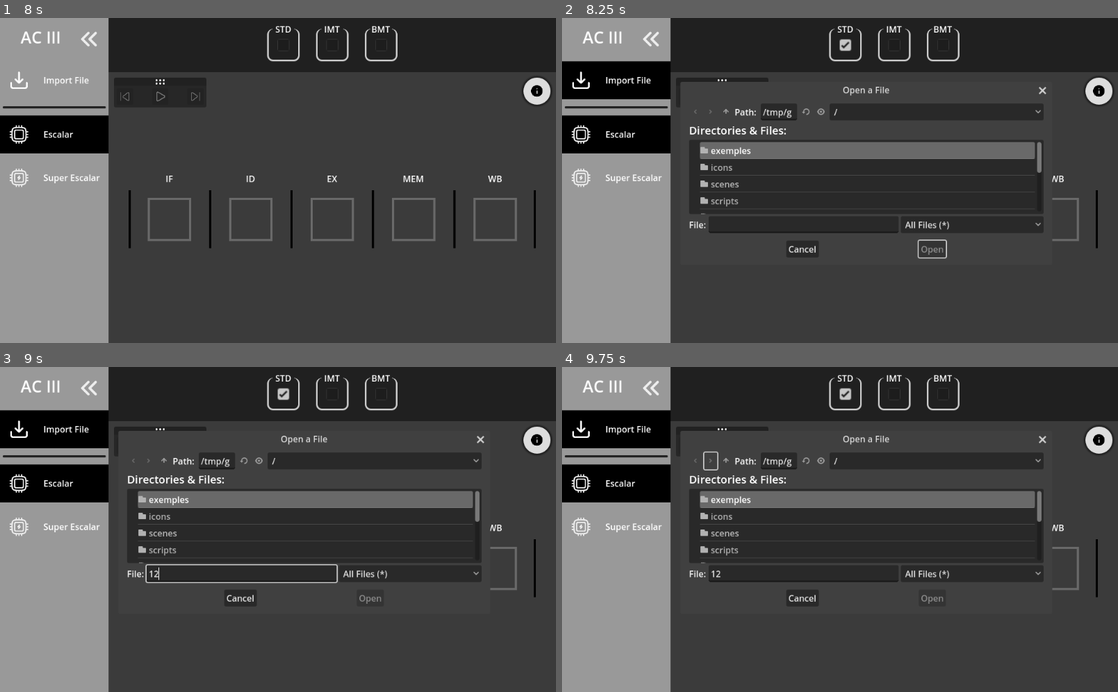
Above: before the commit, frames 1-4 (two rows, left to right).
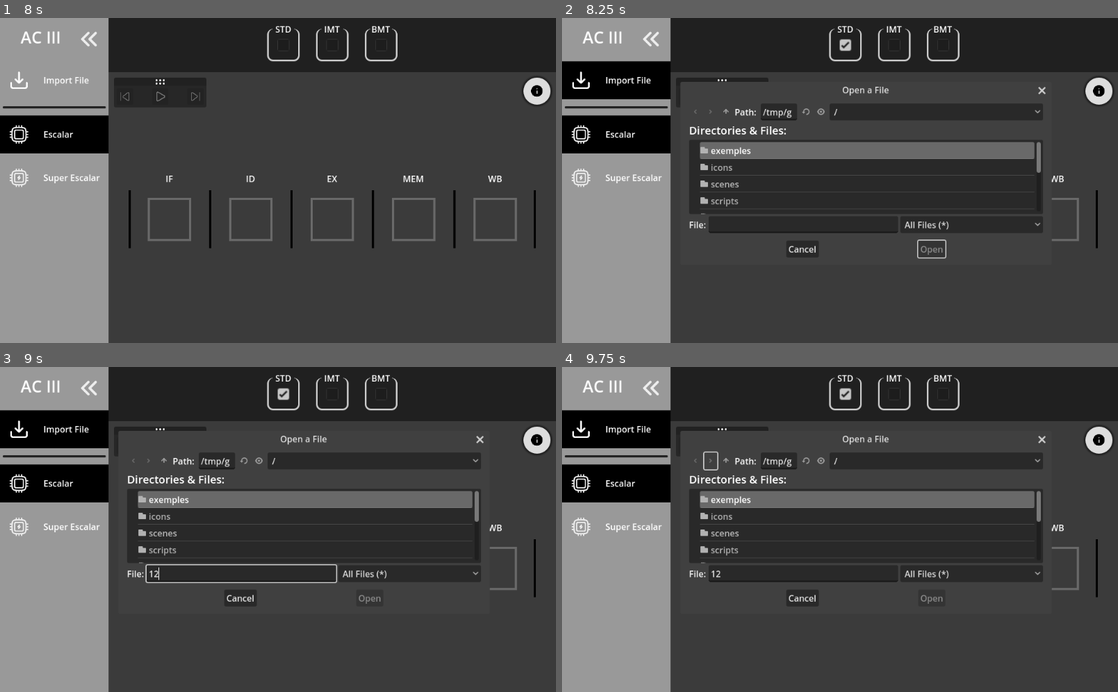
Above: after the commit, the same moments.

Repository: FernandoCsm-Knight/SMT-Simulator
Game: Godot game, scene res://main_scene.tscn
Two runs of this game, one before a commit and one after it. Both use one fixed random seed, a clock stepped at 60 frames per second and the inputs below.
Inputs (mouse positions are in pixels of both pictures, inside the frame that each line leads up to):
- Up to frame 1 (8 s): click (88, 96) at 0.5 s; click (88, 96) at 1.25 s; click (122, 96) at 2 s; click (122, 96) at 2.75 s; click (16, 37) at 3.5 s; click (283, 44) at 4.27 s; click (88, 37) at 5 s; click (250, 44) at 5.77 s; click (16, 37) at 6.5 s; click (283, 44) at 7.27 s
- Up to frame 2 (8.25 s): tap Enter at 8 s; move the mouse to (617, 79) at 8.02 s; click (617, 79) at 8.17 s
- Up to frame 3 (9 s): click (239, 575) at 8.77 s; type "12" at 8.85 s
- Up to frame 4 (9.75 s): click (712, 461) at 9.5 s

Frame 1 is identical in both runs. In frame 2, 0.3% of the frame differs, in the area x 50-89%, y 21-74%; in frame 3, 0.3%; in frame 4, 0.3%.

Commit message:
fix: bmt

Diff:
--- a/main_scene.tscn
+++ b/main_scene.tscn
@@ -45,7 +45,6 @@
 selector = NodePath("Selector")
 displayer = NodePath("Container/Displayer")
 controller = NodePath("Container/ScalingController")
-standard_path = null
 
 [node name="Selector" parent="HBoxContainer/WindowManager" instance=ExtResource("2_3r0rd")]
 layout_mode = 2
--- a/scripts/policies/bmt_policy.gd
+++ b/scripts/policies/bmt_policy.gd
@@ -14,7 +14,7 @@
 	return dependencies
 
 func process_instructions_with(processor: Processor) -> Array:
-	print("Processando instruções para a política BMT")
+	#print("Processando instruções para a política BMT")
 	scheduled_instructions.clear()
 	var is_superscalar: bool = processor.get_architecture() == Globals.ARCHITECTURE.SUPER
 	var current_cycle = 0
@@ -22,7 +22,7 @@
 	var dependencies: Dictionary
 	var current_thread: ThreadInstructions
 	var current_thread_cycle = 0
-	var cycles_per_thread = 2
+	var cycles_per_thread = 3
 	var stalls
 	while processor.has_instructions():
 		processor.units_manager.free_all_units()
@@ -47,14 +47,26 @@
 		elif current_thread.has_instructions():
 			var instruction: Instruction
 			stalls = get_dependencies_for_bmt(current_thread, processor.has_forwarding())
-			if(stalls > 0 and current_thread_cycle !=cycles_per_thread-1):
-				for i in range(stalls):
-					current_thread.instruction_set.insert(1, Instruction.new())
+			# print(current_thread.instruction_set[0], stalls)
+			if(stalls > 0):
+				var blocked = processor.next_thread(thread_idx)
+				if(blocked[0]):
 					instruction = current_thread.instruction_set[0]
 					current_thread.remove_at(0)
 					scheduled_instructions[current_cycle].append(instruction)
 					current_cycle+=1
 					scheduled_instructions.append([])
+					thread_idx = blocked[1]
+					current_thread = processor.thread_pool[thread_idx]
+					stalls=0
+				else:
+					for i in range(stalls):
+						current_thread.instruction_set.insert(1, Instruction.new())
+						instruction = current_thread.instruction_set[0]
+						current_thread.remove_at(0)
+						scheduled_instructions[current_cycle].append(instruction)
+						current_cycle+=1
+						scheduled_instructions.append([])
 				instruction = current_thread.instruction_set[0]
 				current_thread.remove_at(0)
 				scheduled_instructions[current_cycle].append(instruction)
@@ -71,12 +83,10 @@
 		while not processor.thread_pool[thread_idx].has_instructions() and processor.has_instructions():
 			thread_idx = (thread_idx + 1) % processor.thread_pool.size()
 
-		if current_thread.get_thread_id() == processor.thread_pool[thread_idx].get_thread_id():
-			pass # TODO: identify stalls
+		current_cycle += 1
+	processor.reset_threads()
 
-		current_cycle += 1
-	scheduled_instructions.pop_back()
-	processor.reset_threads()
+	#print("inst bmt fi", scheduled_instructions)
 	return scheduled_instructions
 
 func get_type() -> Globals.POLICIES:
--- a/scripts/policies/smt_policy.gd
+++ b/scripts/policies/smt_policy.gd
@@ -32,6 +32,7 @@
 
 func process_instructions_with(processor: Processor) -> Array:
 	scheduled_instructions.clear()
+
 	var is_superscalar: bool = processor.get_architecture() == Globals.ARCHITECTURE.SUPER
 	var current_cycle = 0
 	var thread_idx: int = 0
@@ -49,9 +50,7 @@
 		if(!processor.thread_pool.is_empty()):
 			thread_idx = (thread_idx + 1) % processor.thread_pool.size()
 			current_thread = processor.thread_pool[thread_idx]
-	print("all inst", all_instructions)
-	print("deps smt", dependencies)
-	#$while !all_instructions.is_empty():
+
 	var inst_idx: int = 0
 	while all_instructions.size()>0:
 		processor.units_manager.free_all_units()
@@ -68,29 +67,7 @@
 		for j in gone:
 			all_instructions.erase(j)
 		current_cycle += 1
-	#while inst_idx < all_instructions.size() and processor.units_manager.has_unit_available():
-		#processor.units_manager.free_all_units()
-		#scheduled_instructions.append([])
-		#dependencies = get_dependencies_for_smt(inst_idx, all_instructions)
-		#processor.units_manager.has_unit_available()
-		#var instruction: Instruction = all_instructions[inst_idx][1]
-		#if dependencies[Globals.DEPENDENCIES.RAW].size() == 0:
-			#if processor.units_manager.is_unit_available(instruction.get_required_unit()):
-				#scheduled_instructions[current_cycle].append(instruction)
-				#processor.units_manager.use_unit(instruction.get_required_unit())
-		#
-		#inst_idx += 1
-		#
-		#for inst in scheduled_instructions[current_cycle]:
-			#current_thread.remove(inst)
 
-		#thread_idx = (thread_idx + 1) % processor.thread_pool.size()
-		#while not processor.thread_pool[thread_idx].has_instructions() and processor.has_instructions():
-		#	thread_idx = (thread_idx + 1) % processor.thread_pool.size()
-
-		#if current_thread.get_thread_id() == processor.thread_pool[thread_idx].get_thread_id():
-		#	pass # TODO: identify stalls
-	print("scdl smt", scheduled_instructions)
 	processor.reset_threads()
 	return scheduled_instructions
 
--- a/scripts/scheduler/cpu/instruction_parser.gd
+++ b/scripts/scheduler/cpu/instruction_parser.gd
@@ -97,7 +97,10 @@
 		resolve_labels(thread_instructions[t_id], labels_by_thread[t_id])
 
 func parse_instruction_line(line: String, line_count: int) -> Instruction:
-	# Exemplo de linha: "ADD, R1, R2, R3"
+	# Exemplo de linha:
+	# Instrução de cálculo: "ADD, R1, R2, R3"
+	# Instrução de controle: "BEQ, R1, R2, LABEL"
+
 	var parts: Array[String] = []
 	for p in line.split(","):
 		parts.append(p.strip_edges())
@@ -107,22 +110,33 @@
 		return null
 
 	var instr_str: String = parts[0].to_upper()
-	var write_reg: String = parts[1].to_upper()
-	var op1_reg: String = parts[2].to_upper()
-	var op2_reg: String = parts[3].to_upper()
 
 	if not instructions_map.has(instr_str):
 		push_error("Instrução não reconhecida na linha %d: %s" % [line_count, instr_str])
 		return null
 
 	var instruction_type: int = instructions_map[instr_str]
+
+	var write_reg: String = ""
+	var op1_reg: String = ""
+	var op2_reg: String = ""
 	var branch_target: String = ""
 
+	# Se a instrução é de controle (por exemplo, BEQ, BNE, JAL),
+	# ela não deve ter um registrador de escrita. Ao invés disso,
+	# o primeiro registrador lido será op1_reg, o segundo será op2_reg
+	# e o terceiro parâmetro será um label de branch.
 	if instruction_type in [Globals.INSTRUCTIONS.BEQ, Globals.INSTRUCTIONS.BNE, Globals.INSTRUCTIONS.JAL]:
-		branch_target = op2_reg
-		op2_reg = ""
+		# Exemplo: BEQ, R1, R2, LABEL
+		op1_reg = parts[1].to_upper()
+		op2_reg = parts[2].to_upper()
+		branch_target = parts[3].to_upper()
+	else:
+		# Exemplo: ADD, R1, R2, R3
+		write_reg = parts[1].to_upper()
+		op1_reg = parts[2].to_upper()
+		op2_reg = parts[3].to_upper()
 
-	# Cria uma nova instrução
 	var instr: Instruction = Instruction.new(instruction_type, write_reg, op1_reg, op2_reg, branch_target)
 	return instr
 
--- a/scripts/scheduler/cpu/processor.gd
+++ b/scripts/scheduler/cpu/processor.gd
@@ -149,6 +149,12 @@
 	thread_pool.append(thread)
 	_generate_thread_color(thread.thread_id)
 
+func next_thread(current: int):
+	for j in range(thread_pool.size()):
+		if thread_pool[j].instruction_set.size() > 0 and j != current:
+			return [true, j]
+	return [false, 0]
+
 func remove_thread(thread_id: int) -> bool:
 	for i in range(thread_pool.size()):
 		if thread_pool[i].thread_id == thread_id:
Not shown: 2 places in scenes/menu/side_bar_item.tscn that only renumber resources
